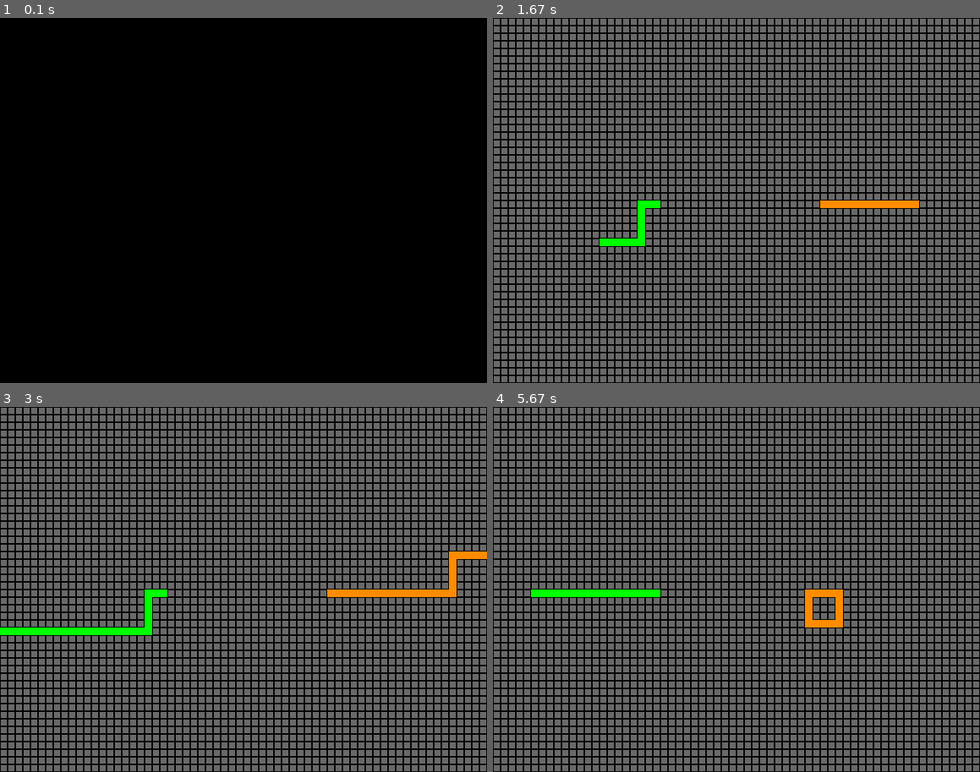
Above: before the commit, frames 1-4 (two rows, left to right).
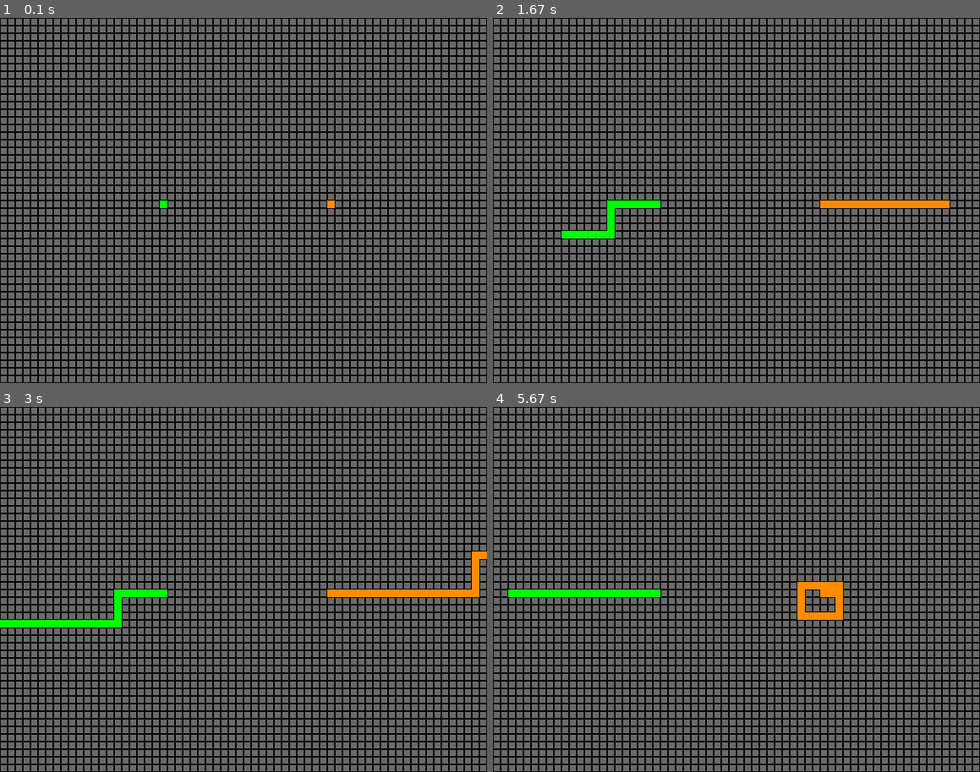
Above: after the commit, the same moments.

Repository: chiunaomi/Revamping-Tron-AI
Game: pygame game, started from tron-master.py
Same seed, same stepped clock (60 frames per second), same inputs: the game is played once before the commit and once after it.
Inputs (mouse positions are in pixels of both pictures, inside the frame that each line leads up to):
- Up to frame 1 (0.1 s): no input
- Up to frame 2 (1.67 s): click (736, 200) at 0.38 s; tap S at 0.67 s; tap A at 1.1 s
- Up to frame 3 (3 s): hold Up 2-2.47 s; hold Right 2.5-2.97 s
- Up to frame 4 (5.67 s): tap Space at 3.57 s; hold Down 3.97-4.27 s; hold Left 4.3-4.7 s; hold Up 4.73-5.1 s; hold Right from 5.13 s (still down)

The runs differ from the first frame. In frame 1, 64% of the frame differs, in the area x 0-100%, y 0-100%; in frame 2, 0.9%; in frame 3, 2.0%; in frame 4, 0.8%.

Commit message:
Reverted to original version

Diff:
--- a/tron-master.py
+++ b/tron-master.py
@@ -221,22 +221,6 @@
         window =  pygame.display.set_mode((640,480))
         pygame.init()
         running = True
-        black=(0,0,0)
-        end_it=False
-        while (end_it==False):
-            window.fill(black)
-            myfont=pygame.font.SysFont("Britannic Bold", 40)
-            nlabel=myfont.render("Welcome- "" click to  Start", 1, (255, 0, 0))
-            for event in pygame.event.get():
-                if event.type==MOUSEBUTTONDOWN:
-                    end_it=True
-        window.blit(nlabel,(200,200))
-        pygame.display.flip()
-        #The above code makes the start screen
-        #Right now there is an issue where the words are not appearing until the click
-        #There is also probably a way to make this a class which would be cleaner
-
-
         while running:
             model = TronModel(10,640,480)
             view = PyGameWindowView(model,640,480)
